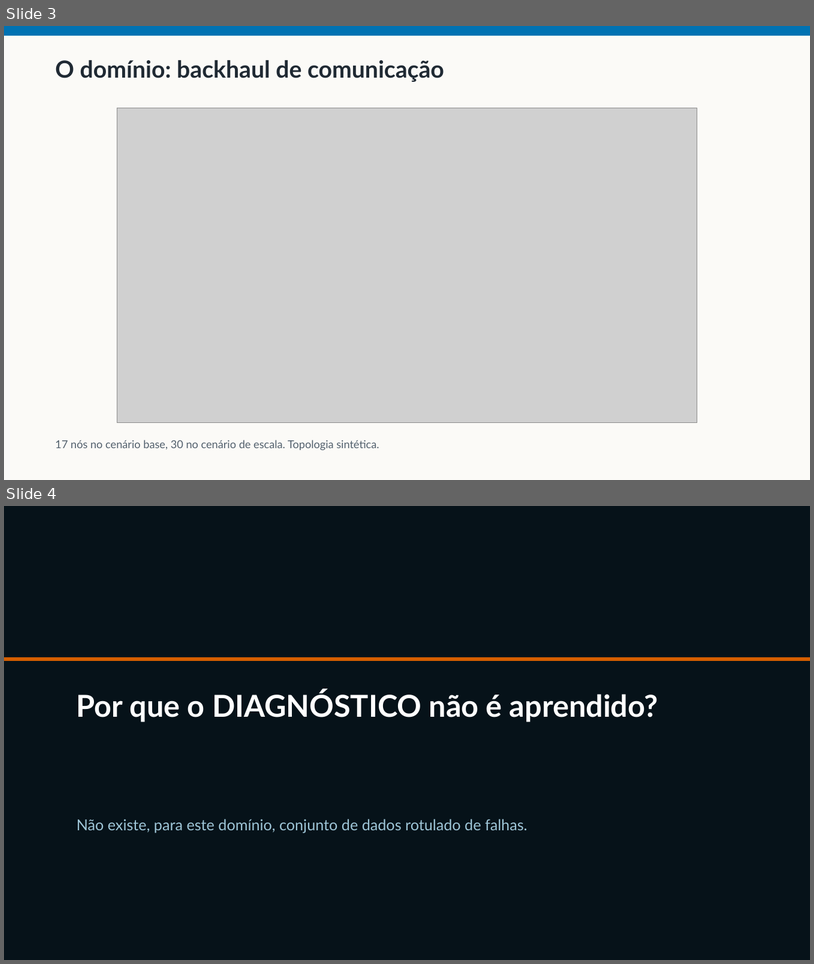
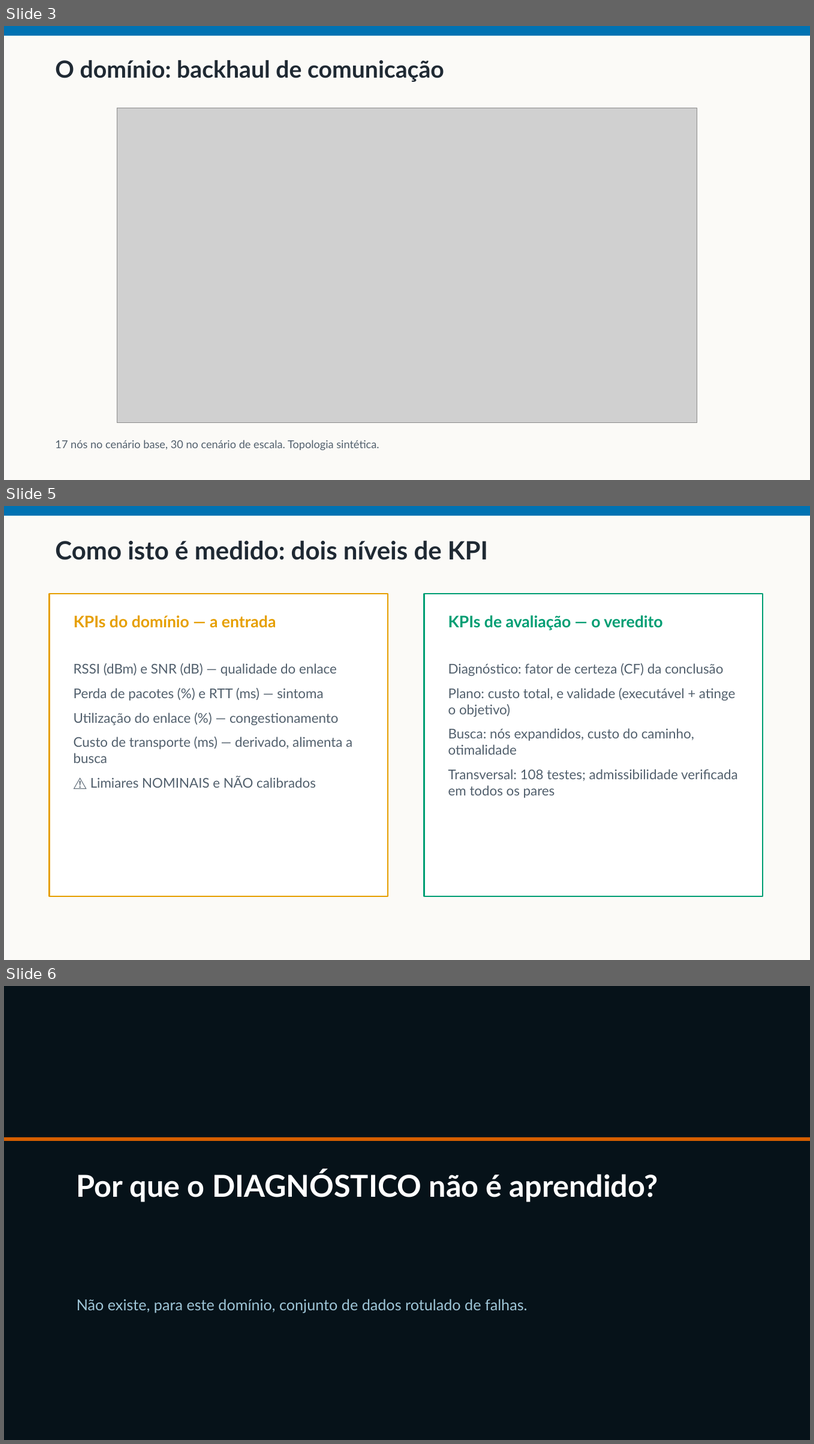
Before and after one commit to fsd-dantas/ai4systems, a slide deck: docs/presentation/ai-for-smartgrids-apresentacao.pptx. Shown one above the other, each under a label of ours: slides 3 and 4 before the commit, slides 3, 5 and 6 after it; the slides between them are not shown. The pictures are 814x964 and 814x1444 pixels, drawn with LibreOffice and Linux fonts; fonts in the diff are those of the drawing; grey boxes stand for pictures. Boxes give left, top, right and bottom in pixels: in the first picture for what was removed or moved away, otherwise in the second. Text is boxed around its words. In the diff, an @@ line names an element or a change of style, - is before the commit and + after.

```diff
--- a/docs/presentation/ai-for-smartgrids-apresentacao.pptx
+++ b/docs/presentation/ai-for-smartgrids-apresentacao.pptx
@@ slide 5 added at [4, 506, 810, 960], background #FFFFFF @@
@@ rectangle added at [4, 506, 810, 960], fill #FBFAF7 @@
@@ rectangle added at [4, 506, 810, 516], fill #0072B2 @@
@@ text added at [55, 540, 488, 560], 30 pt, text #1F2933, bold @@
+Como isto é medido: dois níveis de KPI
@@ rectangle added at [50, 594, 388, 896], fill #FFFFFF, outline #E69F00 1.75 pt @@
@@ rectangle added at [425, 594, 763, 896], fill #FFFFFF, outline #009E73 1.75 pt @@
@@ text added at [74, 615, 276, 628], 19 pt, text #E69F00, bold @@
+KPIs do domínio — a entrada
@@ text added at [449, 615, 663, 630], 19 pt, text #009E73, bold @@
+KPIs de avaliação — o veredito
@@ text added at [74, 663, 353, 787], 16 pt, text #52606D @@
+RSSI (dBm) e SNR (dB) — qualidade do enlace
+Perda de pacotes (%) e RTT (ms) — sintoma
+Utilização do enlace (%) — congestionamento
+Custo de transporte (ms) — derivado, alimenta a busca
+⚠ Limiares NOMINAIS e NÃO calibrados
@@ text added at [449, 663, 738, 798], 16 pt, text #52606D @@
+Diagnóstico: fator de certeza (CF) da conclusão
+Plano: custo total, e validade (executável + atinge o objetivo)
+Busca: nós expandidos, custo do caminho, otimalidade
+Transversal: 108 testes; admissibilidade verificada em todos os pares
@@ what was slide 4 is now slide 6 @@
```
Also in this commit, not shown: 2 slides changed, 1 other slide added, 2 other files.
